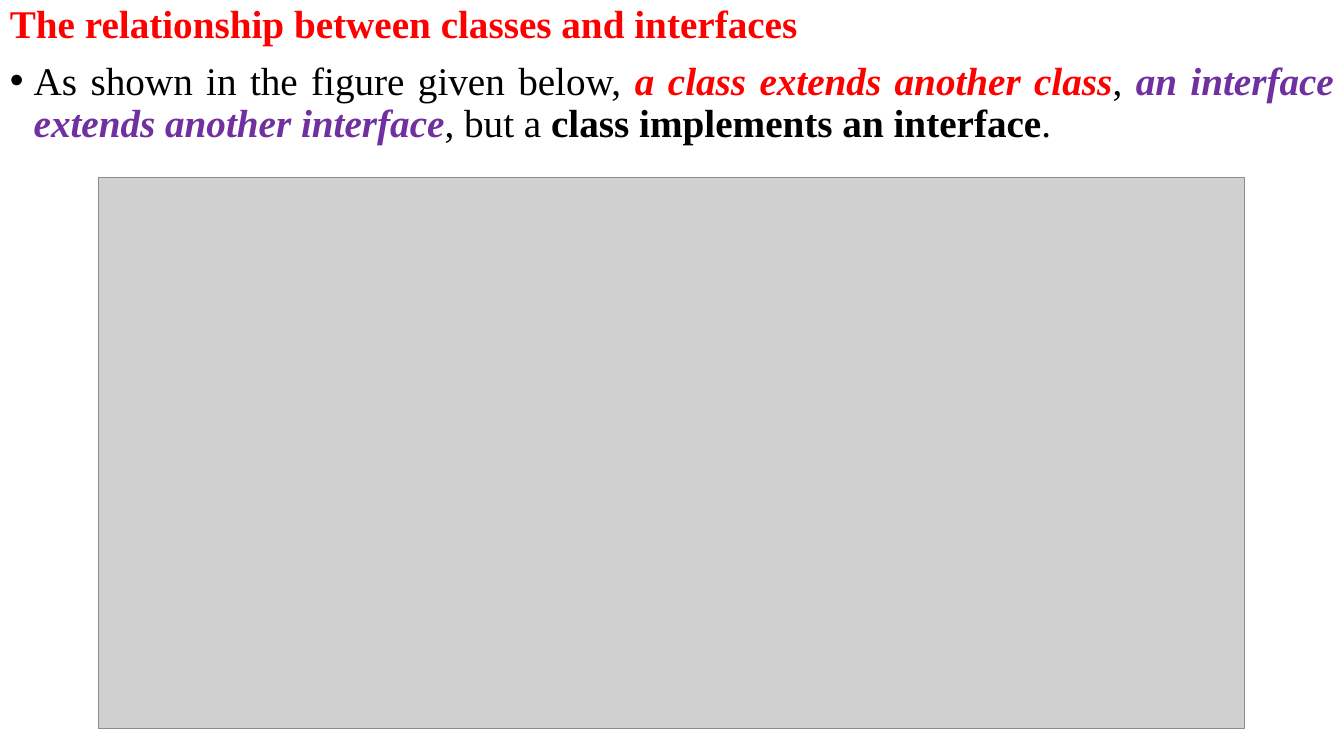
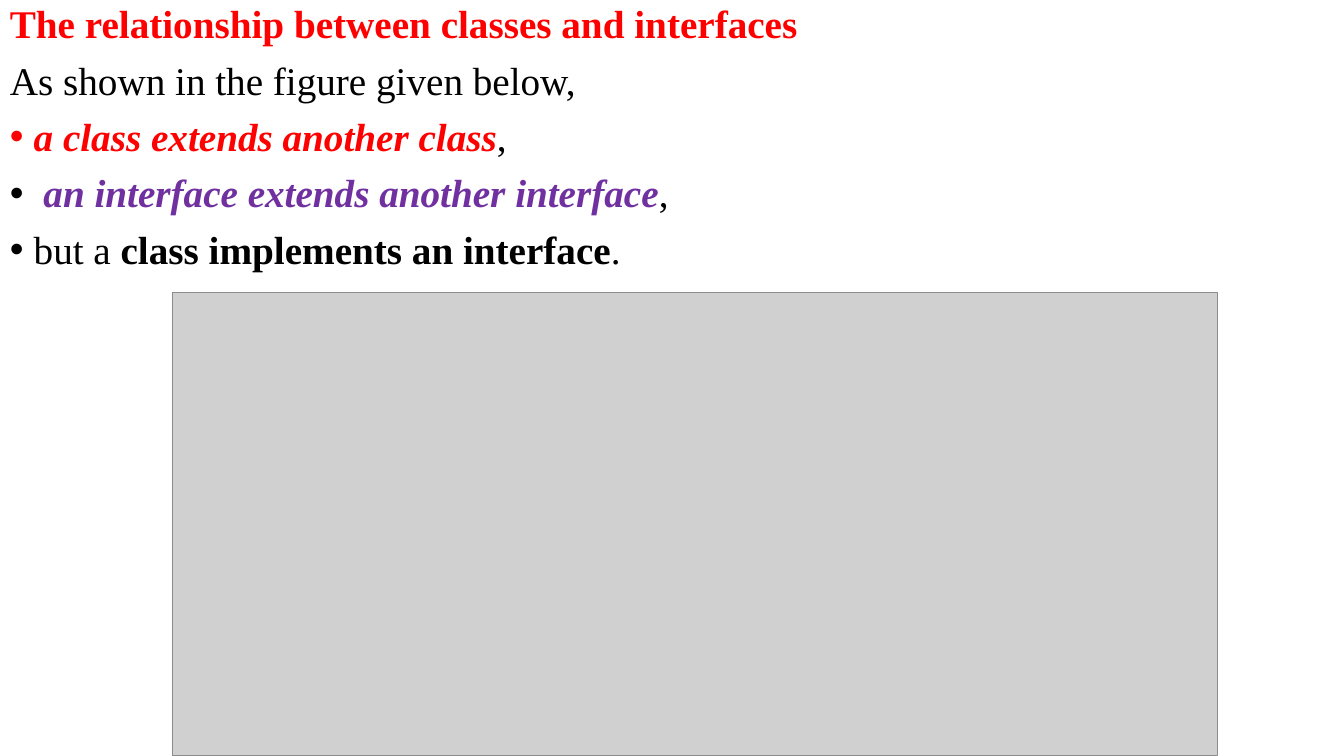
Before and after one commit to anvesh1987/Java-Programs-CSE-G, a slide deck: slide 51 of UNIT–II.ppt (slide 52 before the commit). Drawn at 1344x756 pixels with LibreOffice and Linux fonts; fonts in the diff are those of the drawing; grey boxes stand for pictures. Boxes give left, top, right and bottom in pixels: in the first picture for what was removed or moved away, otherwise in the second. Text is boxed around its words. In the diff, an @@ line names an element or a change of style, - is before the commit and + after.

```diff
--- a/UNIT–II.ppt
+++ b/UNIT–II.ppt
@@ text at bbox=[10, 67, 668, 271]: text changed @@
-• As shown in the figure given below, a class extends another class, an interface extends another interface, but a class implements an interface.
+As shown in the figure given below,
+• a class extends another class,
+• an interface extends another interface,
+• but a class implements an interface.
@@ picture: place and size @@
-picture at bbox=[99, 177, 1244, 728]
+picture at bbox=[172, 292, 1217, 756]
```
Also in this commit, not shown: 3 other slides changed, 1 slide removed.
